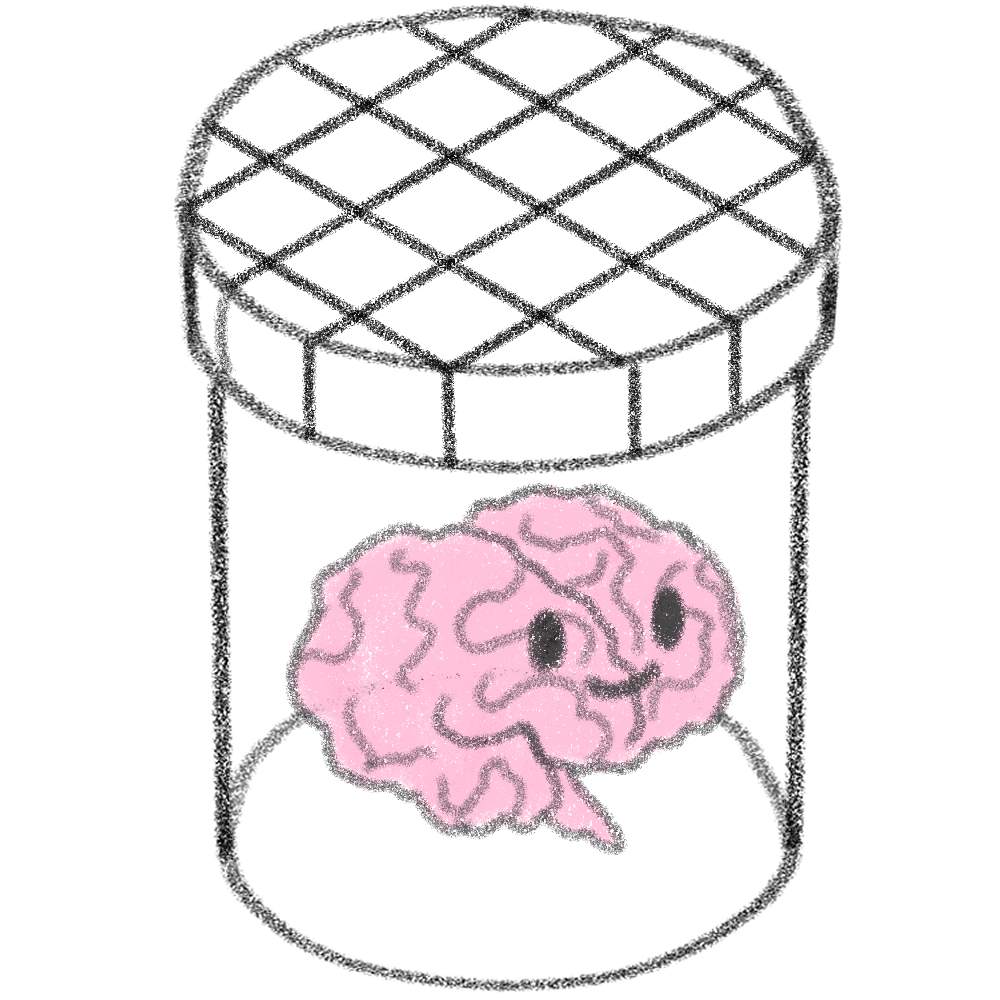
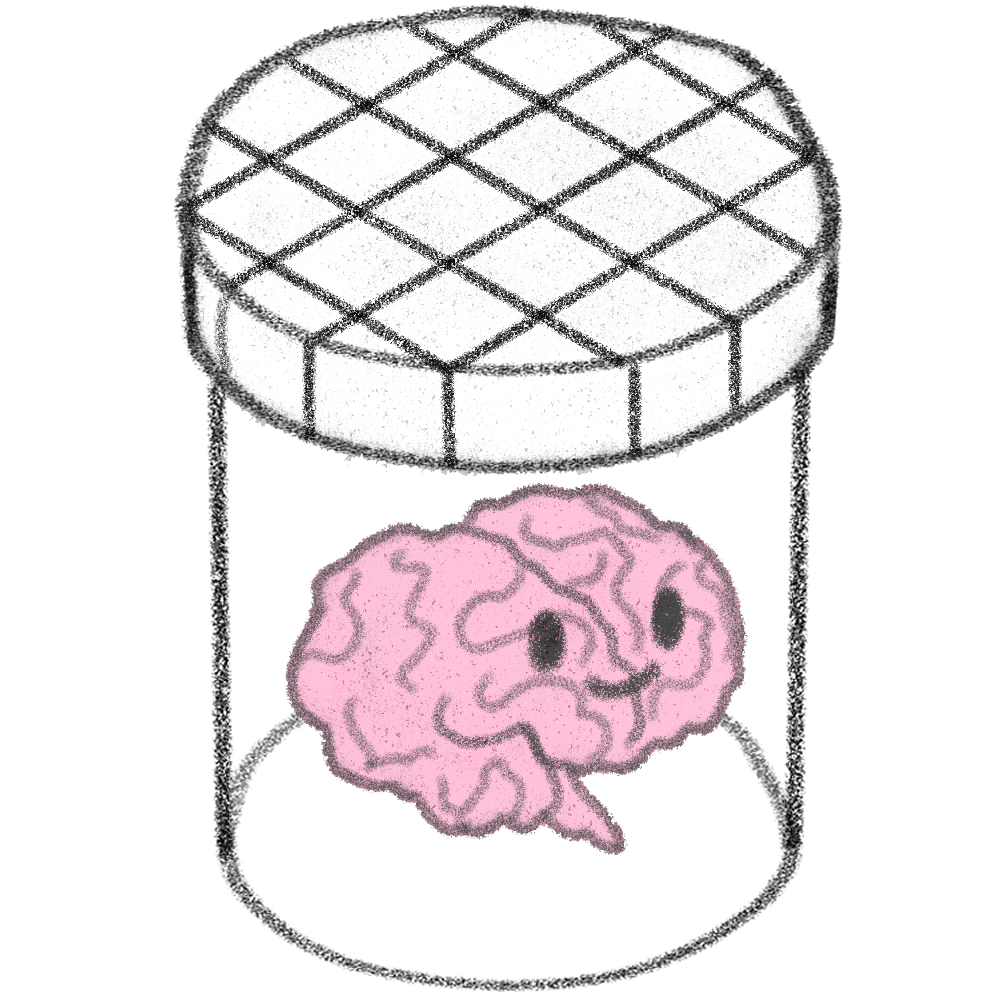
Layered file, before and after one edit (1000px x 1000px). Changes by layer:
painted on "0_cerebro_boteDELANTE" over left=174, top=4, right=842, bottom=477
painted on "2_cerebro_cerebro" over left=285, top=483, right=748, bottom=856
